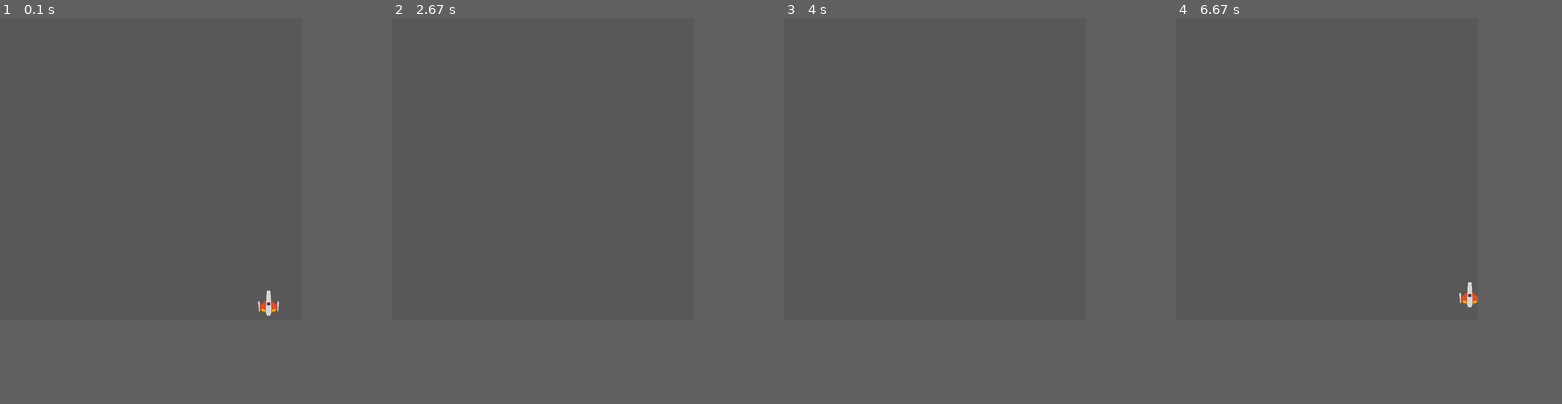
Above: before the commit, frames 1-4 (left to right).
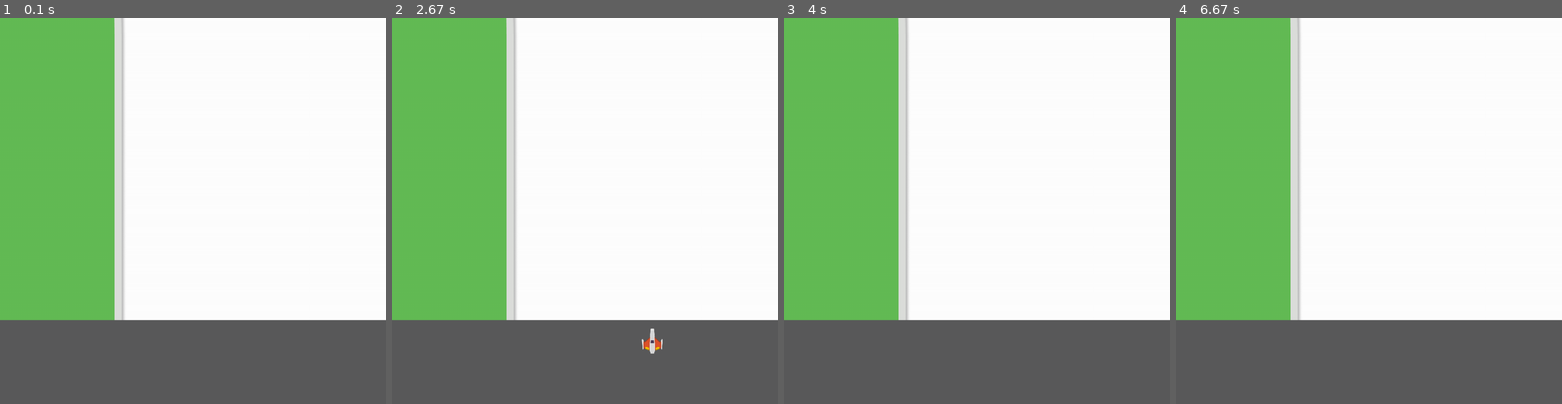
Above: after the commit, the same moments.

Repository: Danilo-C-Ramos/Pygame
Game: pygame game, started from Main_teste.py
The game is run twice, just before and just after one commit, with the same random seed, the same clock (stepped at 60 frames per second) and the same inputs.
Inputs:
- Up to frame 1 (0.1 s): no input
- Up to frame 2 (2.67 s): hold Right 0.33-0.8 s; hold Left 1.67-2.2 s; hold Down 2.23-2.53 s
- Up to frame 3 (4 s): hold Up 3-3.37 s; hold Right from 3.4 s (still down)
- Up to frame 4 (6.67 s): release Right at 4.03 s; hold Left 4.47-4.93 s; hold Right 4.97-5.43 s; hold Left from 6.3 s (still down)
In our replay, the window is 704x704 before the commit and 900x900 after it. These sizes can differ from the game's own. Grey fills any space a smaller window leaves; there, only what the larger window draws over its background counts as a difference.

The runs differ from the first frame. In frame 1, 78% of the frame differs, in the area x 0-100%, y 0-79%; in frame 2, 79%, in the area x 0-100%, y 0-87%; in frame 3, 78%; in frame 4, 78%.

Commit message:
Class grama atualizado

Diff:
--- a/Main_teste.py
+++ b/Main_teste.py
@@ -8,8 +8,8 @@
 pygame.init()
 pygame.mixer.init()
 
-WIDTH = 720
-HEIGHT = 720
+WIDTH = 920
+HEIGHT = 920
 # ----- Gera tela principal
 window = pygame.display.set_mode((WIDTH, HEIGHT))
 pygame.display.set_caption('Motinha')
@@ -21,8 +21,10 @@
 assets = load_assets()
 
 all_sprites = pygame.sprite.Group()
+paredes = pygame.sprite.Group()
 groups = {}
 groups['all_sprites'] = all_sprites
+groups['paredes'] = paredes
 
 player = Moto(assets)
 all_sprites.add(player)
@@ -73,9 +75,16 @@
 
     player.update()
 
+    g = Grama(assets, state)
+    paredes.add(g)
+
+    all_sprites.add(g)
+
     window.fill(BLACK)  # Preenche com a cor branca
     window.blit(assets[BACKGROUND], (0, 0))
-    #window.blit(assets[GRAMA], (0, 0))
+
+    window.blit(assets[G_RETA], (0, 0))
+    #paredes.draw(window)
     #window.blit(assets[GRAMA], (x, y)) #A gente decide esse x e y no tentativa e erro
     all_sprites.draw(window)
 
--- a/assets.py
+++ b/assets.py
@@ -40,47 +40,47 @@
     assets[B_RETA] = pygame.image.load(os.path.join(IMG_DIR, "b_reta.png")).convert()
     assets[B_RETA] = pygame.transform.scale(assets[B_RETA], (WIDTH, HEIGHT))
 
-    assets[G_RETA] = pygame.image.load(os.path.join(IMG_DIR, "g_reta.png")).convert()
+    assets[G_RETA] = pygame.image.load(os.path.join(IMG_DIR, "g_reta.png")).convert_alpha()
     assets[G_RETA] = pygame.transform.scale(assets[G_RETA], (WIDTH, HEIGHT))
 
 
     assets[B_RETA_E] = pygame.image.load(os.path.join(IMG_DIR, "b_reta_e.png")).convert()
     assets[B_RETA_E] = pygame.transform.scale(assets[B_RETA_E], (WIDTH, HEIGHT))
 
-    assets[G_RETA_E] = pygame.image.load(os.path.join(IMG_DIR, "g_reta_e.png")).convert()
+    assets[G_RETA_E] = pygame.image.load(os.path.join(IMG_DIR, "g_reta_e.png")).convert_alpha()
     assets[G_RETA_E] = pygame.transform.scale(assets[G_RETA_E], (WIDTH, HEIGHT))
 
 
     assets[B_RETA_D] = pygame.image.load(os.path.join(IMG_DIR, "b_reta_d.png")).convert()
     assets[B_RETA_D] = pygame.transform.scale(assets[B_RETA_D], (WIDTH, HEIGHT))
 
-    assets[G_RETA_D] = pygame.image.load(os.path.join(IMG_DIR, "g_reta_d.png")).convert()
+    assets[G_RETA_D] = pygame.image.load(os.path.join(IMG_DIR, "g_reta_d.png")).convert_alpha()
     assets[G_RETA_D] = pygame.transform.scale(assets[G_RETA_D], (WIDTH, HEIGHT))
 
 
     assets[B_DOIS_VE] = pygame.image.load(os.path.join(IMG_DIR, "b_dois_ve.png")).convert()
     assets[B_RETA_D] = pygame.transform.scale(assets[B_DOIS_VE], (WIDTH, HEIGHT))
 
-    assets[G_DOIS_VE] = pygame.image.load(os.path.join(IMG_DIR, "g_reta_d.png")).convert()
+    assets[G_DOIS_VE] = pygame.image.load(os.path.join(IMG_DIR, "g_reta_d.png")).convert_alpha()
     assets[G_DOIS_VE] = pygame.transform.scale(assets[G_DOIS_VE], (WIDTH, HEIGHT))
 
 
     assets[B_DOIS_VD] = pygame.image.load(os.path.join(IMG_DIR, "b_dois_vd.png")).convert()
     assets[B_DOIS_VD] = pygame.transform.scale(assets[B_DOIS_VD], (WIDTH, HEIGHT))
 
-    assets[G_DOIS_VD] = pygame.image.load(os.path.join(IMG_DIR, "g_dois_vd.png")).convert()
+    assets[G_DOIS_VD] = pygame.image.load(os.path.join(IMG_DIR, "g_dois_vd.png")).convert_alpha()
     assets[G_DOIS_VD] = pygame.transform.scale(assets[G_DOIS_VD], (WIDTH, HEIGHT))
 
     assets[B_DOIS_H] = pygame.image.load(os.path.join(IMG_DIR, "b_dois_h.png")).convert()
     assets[B_DOIS_H] = pygame.transform.scale(assets[B_DOIS_H], (WIDTH, HEIGHT))
 
-    assets[G_DOIS_H] = pygame.image.load(os.path.join(IMG_DIR, "g_dois_h.png")).convert()
+    assets[G_DOIS_H] = pygame.image.load(os.path.join(IMG_DIR, "g_dois_h.png")).convert_alpha()
     assets[G_DOIS_H] = pygame.transform.scale(assets[G_DOIS_H], (WIDTH, HEIGHT))
 
     assets[B_TRES] = pygame.image.load(os.path.join(IMG_DIR, "b_tres.png")).convert()
     assets[B_TRES] = pygame.transform.scale(assets[G_TRES], (WIDTH, HEIGHT))
 
-    assets[G_TRES] = pygame.image.load(os.path.join(IMG_DIR, "g_tres.png")).convert()
+    assets[G_TRES] = pygame.image.load(os.path.join(IMG_DIR, "g_tres.png")).convert_alpha()
     assets[G_TRES] = pygame.transform.scale(assets[G_TRES], (WIDTH, HEIGHT))
 
 
--- a/sprites.py
+++ b/sprites.py
@@ -46,8 +46,6 @@
         self.rect.x = 0
         self.rect.y = 0
 
-        self.assets = assets
-
 
 
 '''
